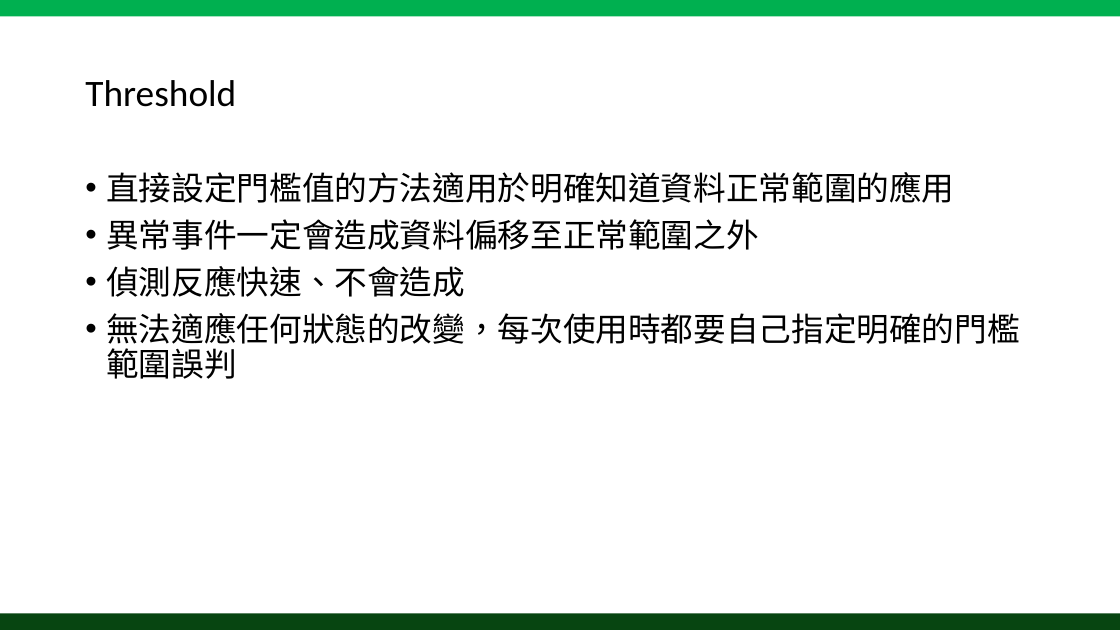
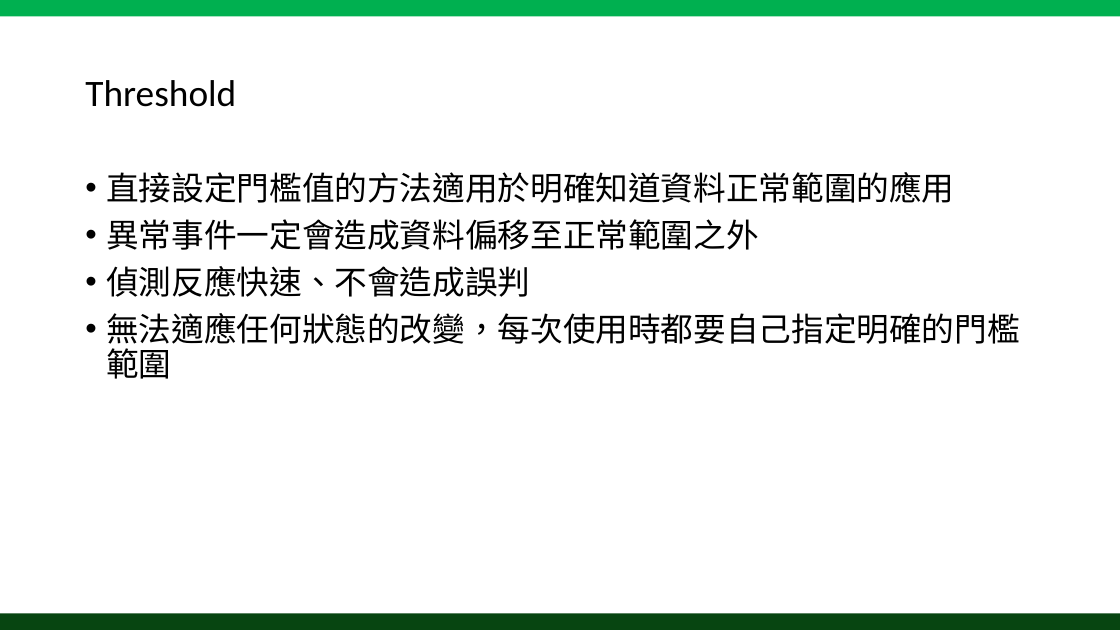
Before and after one commit to tedrong/Paper, a slide deck: slide 46 of Anomaly Detection and Event Alert System for IOT Integrated Management Platform.pptx (slide 45 before the commit). Drawn at 1120x630 pixels with LibreOffice and Linux fonts; fonts in the diff are those of the drawing. Boxes give left, top, right and bottom in pixels: in the first picture for what was removed or moved away, otherwise in the second. Text is boxed around its words. In the diff, an @@ line names an element or a change of style, - is before the commit and + after.

```diff
--- a/Anomaly Detection and Event Alert System for IOT Integrated Management Platform.pptx
+++ b/Anomaly Detection and Event Alert System for IOT Integrated Management Platform.pptx
@@ text at (x1=106, y1=266, x2=1019, y2=379): text changed @@
-• 偵測反應快速、不會造成
-• 無法適應任何狀態的改變，每次使用時都要自己指定明確的門檻範圍誤判
+• 偵測反應快速、不會造成誤判
+• 無法適應任何狀態的改變，每次使用時都要自己指定明確的門檻範圍
```
Also in this commit, not shown: 3 other slides changed, 1 slide added.
